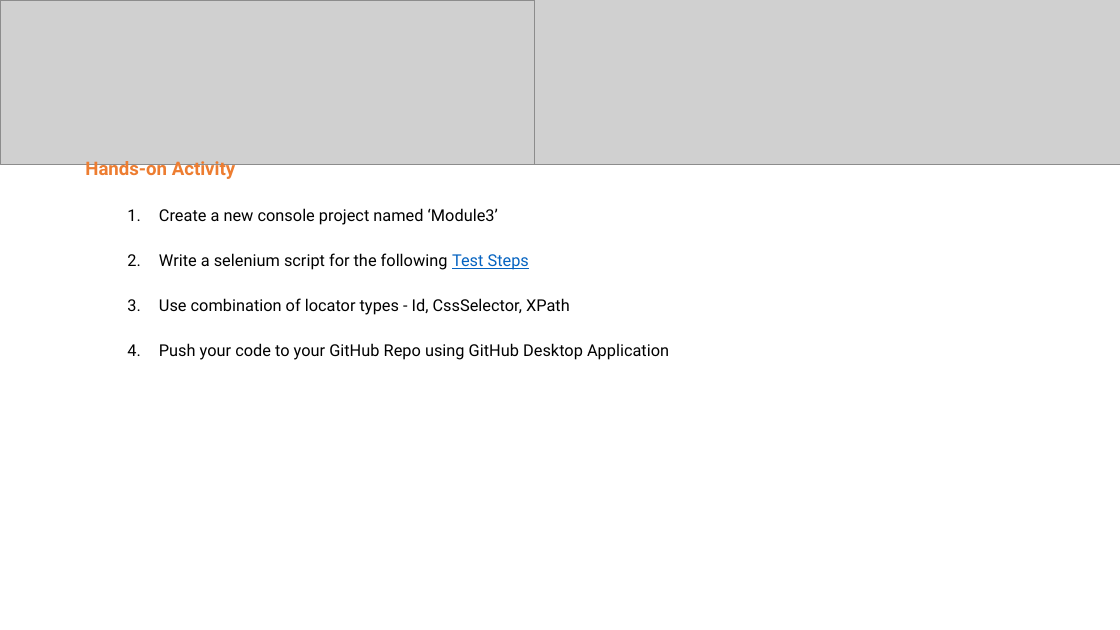
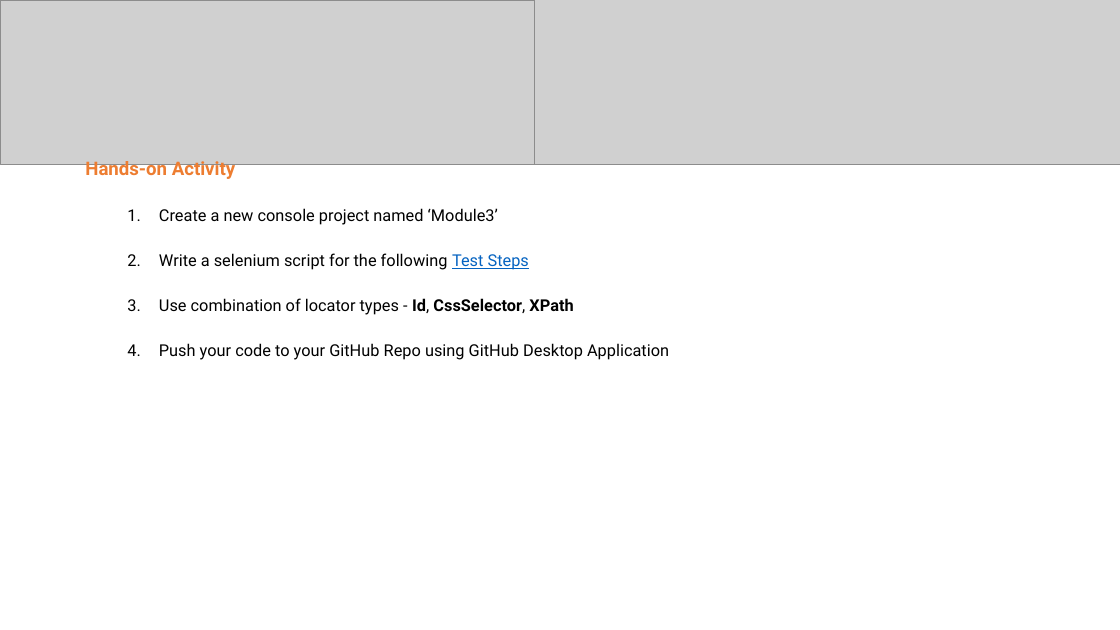
Before and after one commit to jhay0513/ATMBAutoBootCamp, a slide deck: slide 15 of Deck/Module 3 - WebDriver Basics.pptx. Drawn at 1120x630 pixels with LibreOffice and Linux fonts; fonts in the diff are those of the drawing; grey boxes stand for pictures. Boxes give left, top, right and bottom in pixels: in the first picture for what was removed or moved away, otherwise in the second. Text is boxed around its words. In the diff, an @@ line names an element or a change of style, - is before the commit and + after.

```diff
--- a/Deck/Module 3 - WebDriver Basics.pptx
+++ b/Deck/Module 3 - WebDriver Basics.pptx
@@ text at (159,298,573,315): bold on in "Id, CssSelector, XPath" @@
```
Also in this commit, not shown: 4 other files.
